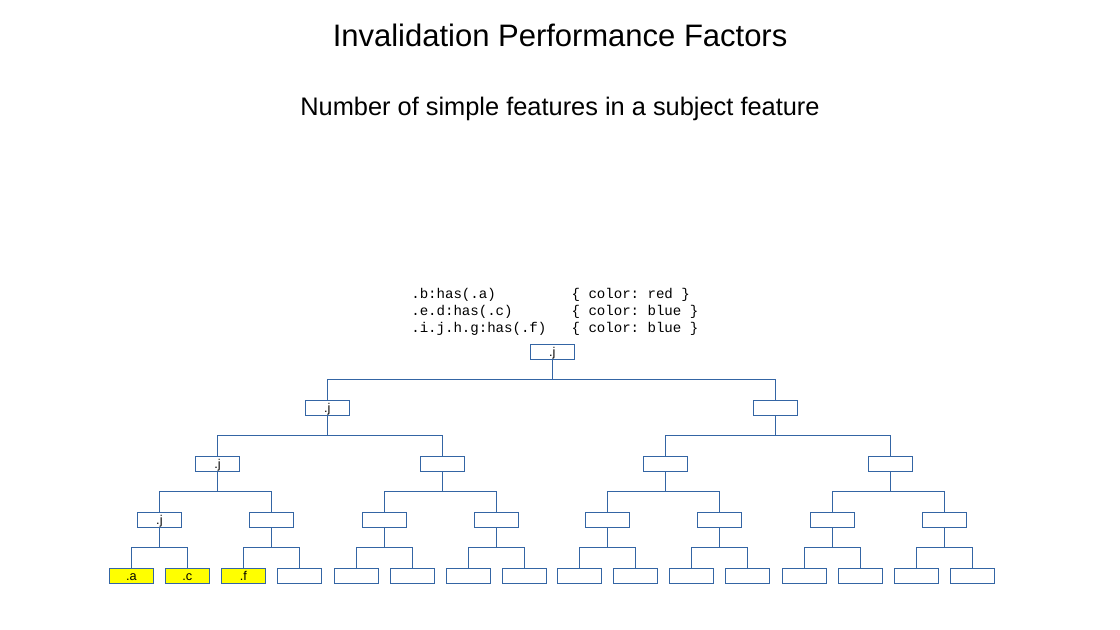
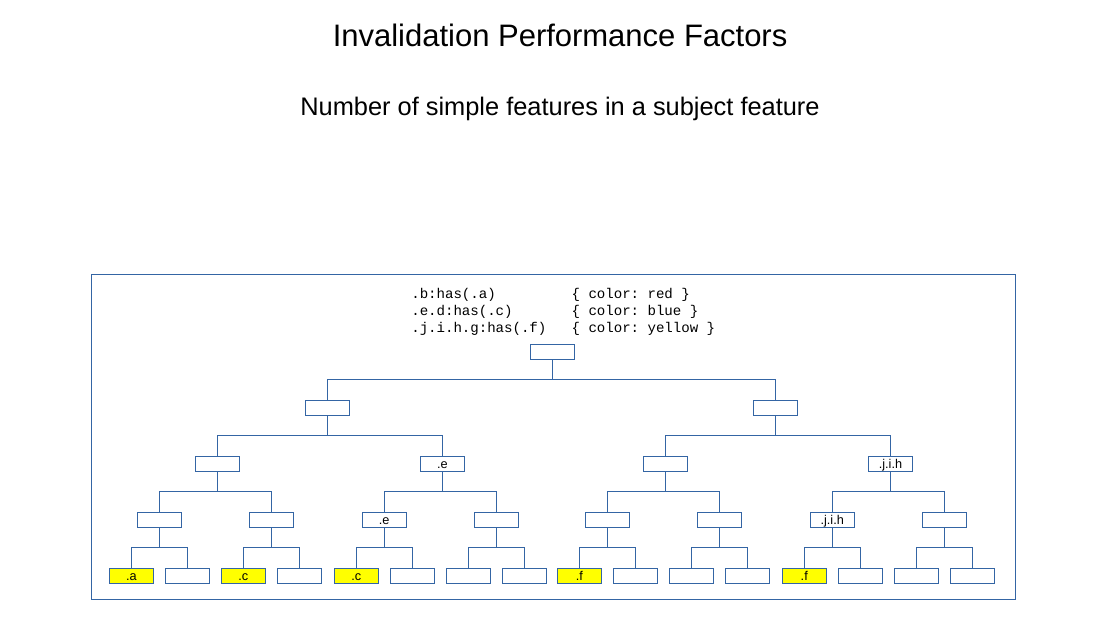
Before and after one commit to Igalia/explainers, a slide deck: slide 20 of css/has/images/has_invalidation.odp (slide 18 before the commit). Drawn at 1120x630 pixels with LibreOffice and Linux fonts; fonts in the diff are those of the drawing. Boxes give left, top, right and bottom in pixels: in the first picture for what was removed or moved away, otherwise in the second. Text is boxed around its words. In the diff, an @@ line names an element or a change of style, - is before the commit and + after.

```diff
--- a/css/has/images/has_invalidation.odp
+++ b/css/has/images/has_invalidation.odp
@@ rectangle added at [91,274,1016,600], outline #3465A4 0 pt @@
@@ text at [411,288,699,335]: text changed @@
-.i.j.h.g:has(.f) { color: blue }
+.j.i.h.g:has(.f) { color: yellow }
@@ text in rectangle at [549,347,555,359]: text removed @@
-.j
@@ rectangle: place and size @@
-rectangle at [421,456,464,471]
+rectangle at [306,400,350,415]
@@ rectangle removed at [306,400,350,415] @@
-.j
@@ text in rectangle at [214,459,220,471]: text removed @@
-.j
@@ rectangle added at [421,456,464,471], fill #FFFFFF, outline #3465A4 0 pt, 9 pt, text #000000 @@
+.e
@@ text in rectangle at [879,458,902,471]: text added @@
+.j.i.h
@@ rectangle: place and size @@
-rectangle at [363,512,407,526]
+rectangle at [137,512,181,526]
@@ rectangle removed at [137,512,181,526] @@
-.j
@@ rectangle added at [363,512,407,526], fill #FFFFFF, outline #3465A4 0 pt, 9 pt, text #000000 @@
+.e
@@ text in rectangle at [821,514,844,527]: text added @@
+.j.i.h
@@ rectangle: place and size @@
-rectangle at [334,568,378,582]
+rectangle at [166,568,209,582]
@@ rectangle ".c": place and size @@
-rectangle ".c" at [166,568,209,582]
+rectangle ".c" at [222,568,265,582]
@@ rectangle added at [334,568,378,582], fill #FFFF00, outline #3465A4 0 pt, 9 pt, text #000000 @@
+.c
@@ rectangle ".f": place and size @@
-rectangle ".f" at [222,568,265,582]
+rectangle ".f" at [558,568,602,582]
@@ rectangle removed at [558,568,602,582] @@
@@ rectangle ".f" at [783,568,826,582]: fill #FFFFFF to #FFFF00 @@
@@ text in rectangle at [801,571,808,580]: text added @@
+.f
```
Also in this commit, not shown: 11 other slides changed, 2 slides added, 16 other files.
